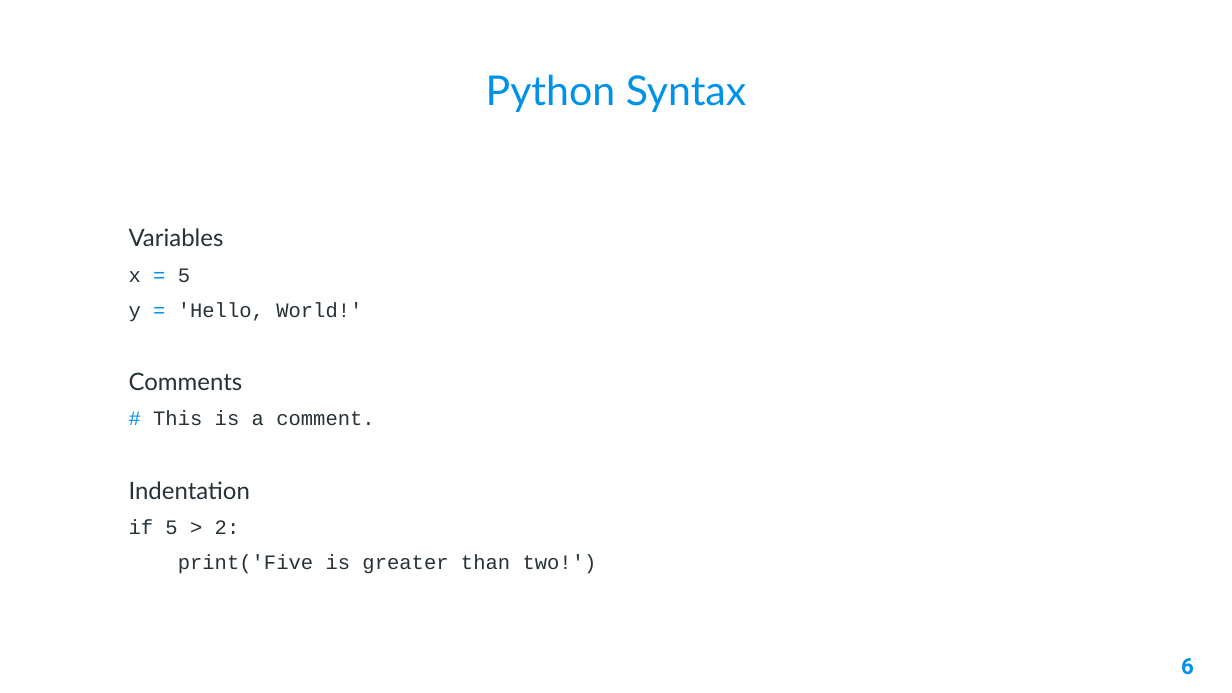
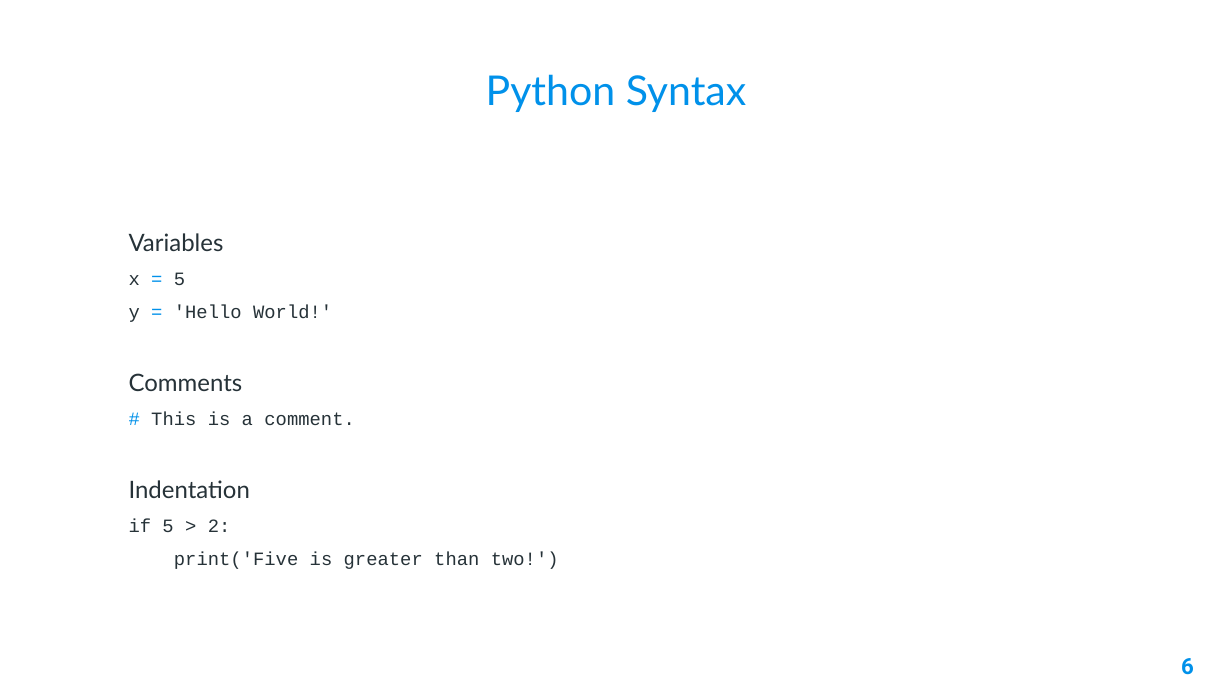
Before and after one commit to AleeRezaa/learn-python, a slide deck: slide 6 of Python.pptx. Drawn at 1232x693 pixels with LibreOffice and Linux fonts; fonts in the diff are those of the drawing; background and template pictures are left out. Boxes give left, top, right and bottom in pixels: in the first picture for what was removed or moved away, otherwise in the second. Text is boxed around its words. In the diff, an @@ line names an element or a change of style, - is before the commit and + after.

```diff
--- a/Python.pptx
+++ b/Python.pptx
@@ text at [129,272,559,569]: size 12 to 11 pt in "x = 5", "# This is a comment.", "if 5 > 2:", "print('Five is greater than two!')" @@
@@ text at [129,305,332,322]: text changed; size 12 to 11 pt @@
-y = 'Hello, World!'
+y = 'Hello World!'
```
Also in this commit, not shown: 16 other slides changed, 3 slides added.
